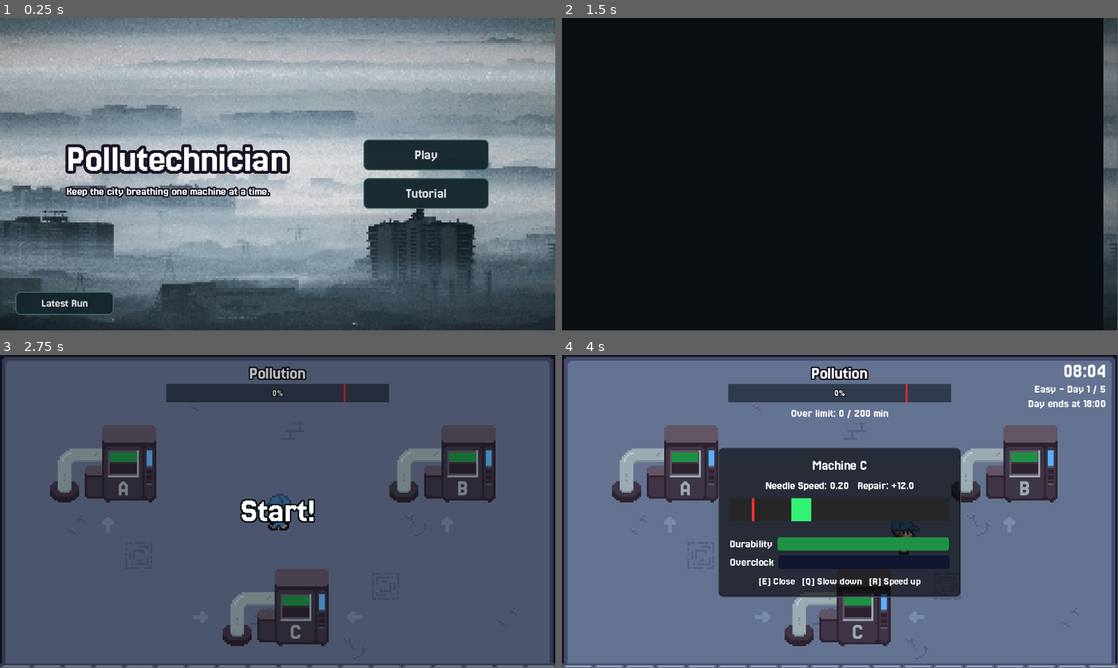
Above: before the commit, frames 1-4 (two rows, left to right).
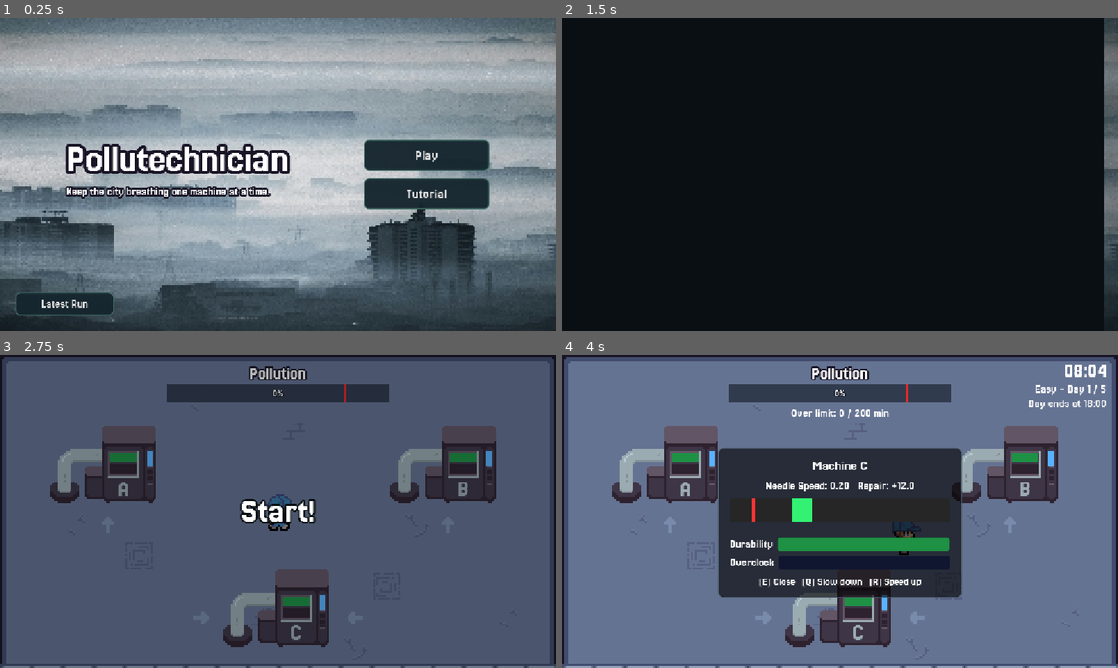
Above: after the commit, the same moments.

Repository: ebiyo/GameDev-Pollutechnician
Game: Godot game, scene res://scenes/ui/menus/title_screen.tscn
Two runs of this game, one before a commit and one after it. Both use one fixed random seed, a clock stepped at 60 frames per second and the inputs below. Sound files missing from this copy of the repository are replaced by a short silence.
Inputs (mouse positions are in pixels of both pictures, inside the frame that each line leads up to):
- Up to frame 1 (0.25 s): no input
- Up to frame 2 (1.5 s): click "Play" at 0.5 s; click "Start Easy" at 1.25 s
- Up to frame 3 (2.75 s): move the mouse to (400, 495) at 2.02 s; hold Right (ui_right) from 2.03 s (still down); tap E at 2.1 s; tap Space at 2.27 s
- Up to frame 4 (4 s): move the mouse to (728, 527) at 2.77 s; release Right (ui_right) at 2.78 s; hold Down (ui_down) 2.78-3.53 s; tap R at 2.85 s; tap Space at 3.02 s; tap E at 3.5 s; move the mouse to (895, 442) at 3.52 s; hold Right (ui_right) from 3.53 s (still down); hold Q from 3.53 s (still down)
In our replay, the window is 799x449 before the commit and 800x450 after it. These sizes can differ from the game's own. Grey fills any space a smaller window leaves; there, only what the larger window draws over its background counts as a difference.

The runs differ from the first frame. In frame 1, 3.0% of the frame differs, in the area x 0-100%, y 0-98%; in frame 2, 0.2%; in frame 3, 1.9%; in frame 4, 4.3%, in the area x 0-100%, y 0-100%.

Commit message:
export stuff

Diff:
--- a/project.godot
+++ b/project.godot
@@ -23,6 +23,12 @@
 PollutionManager="*res://autoload/pollution_manager.gd"
 RepairManager="*res://autoload/repair_manager.gd"
 EventManager="*res://autoload/event_manager.gd"
+
+[display]
+
+window/stretch/mode="canvas_items"
+window/stretch/aspect="keep"
+
 
 [gui]
 
Binary file added: assets/pollutechnician logo.png
Not shown, added: assets/pollutechnician logo.png.import
Not shown, changed: export_presets.cfg
